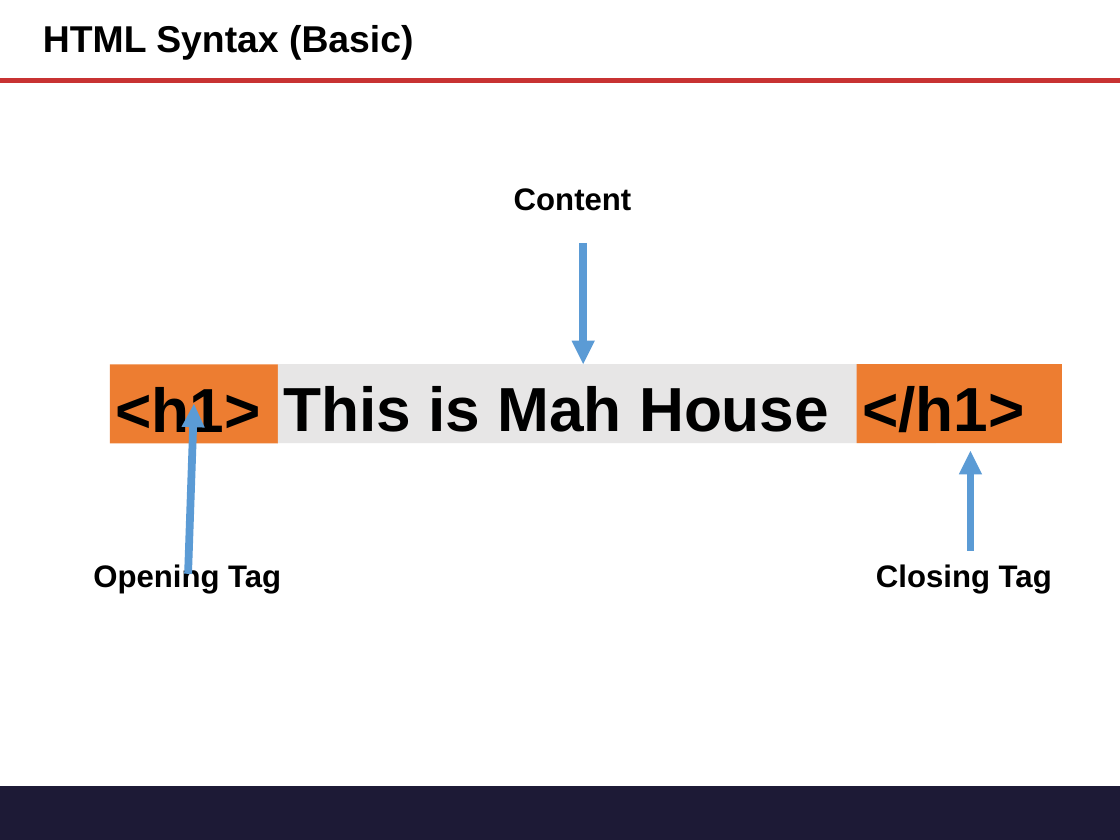
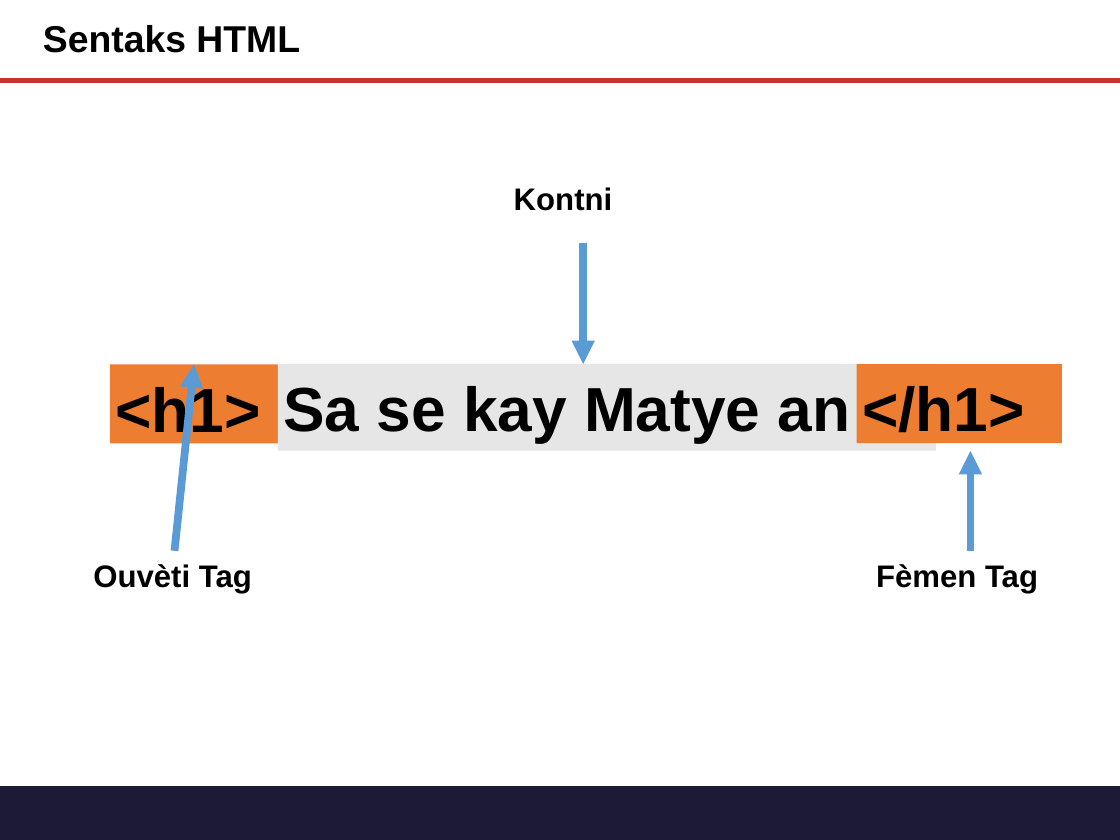
Before and after one commit to tichaiti/tichaiti-workshop, a slide deck: slide 3 of Prezantasyon/Gitn_Pro_HTML_CSS.pptx. Drawn at 1120x840 pixels with LibreOffice and Linux fonts; fonts in the diff are those of the drawing. Boxes give left, top, right and bottom in pixels: in the first picture for what was removed or moved away, otherwise in the second. Text is boxed around its words. In the diff, an @@ line names an element or a change of style, - is before the commit and + after.

Commit message:
HTML presentation complete

```diff
--- a/Prezantasyon/Gitn_Pro_HTML_CSS.pptx
+++ b/Prezantasyon/Gitn_Pro_HTML_CSS.pptx
@@ title at [43,25,300,53]: text changed @@
-HTML Syntax (Basic)
+Sentaks HTML
@@ text at [514,187,613,211]: text changed @@
-Content
+Kontni
@@ arrow moved from (188, 573) - (194, 404) to (175, 551) - (194, 364) @@
@@ rectangle "Sa se kay Matye an": place and size @@
-rectangle "Sa se kay Matye an" at [278,364,936,444]
+rectangle "Sa se kay Matye an" at [278,364,936,450]
@@ text in rectangle at [284,386,851,442]: text changed @@
-This is Mah House
+Sa se kay Matye an
@@ text at [93,564,252,593]: text changed @@
-Opening Tag
+Ouvèti Tag
@@ text at [876,564,1038,593]: text changed @@
-Closing Tag
+Fèmen Tag
```
Also in this commit, not shown: 8 other slides changed, 1 slide added, 1 slide removed.
